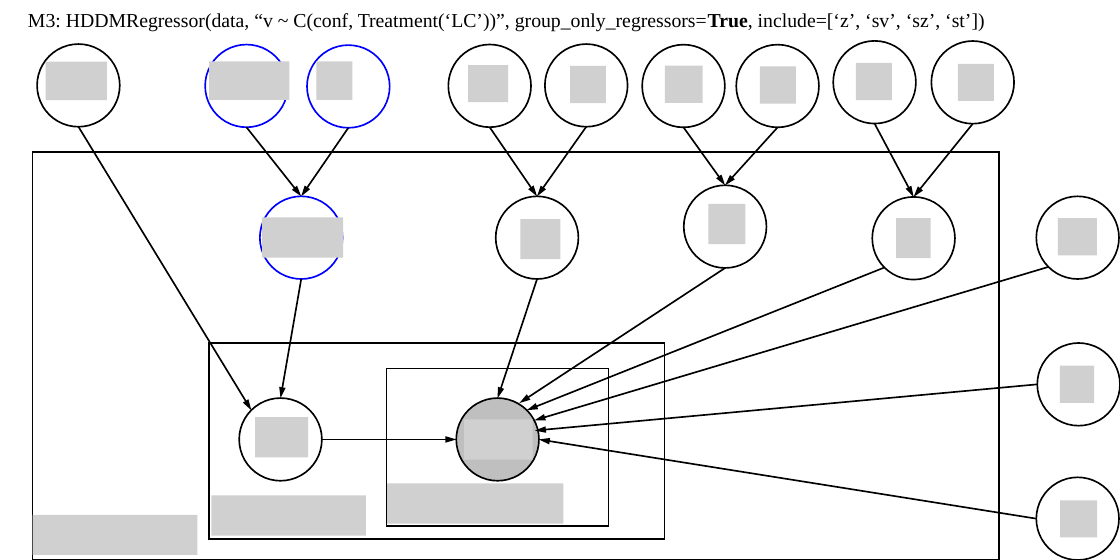
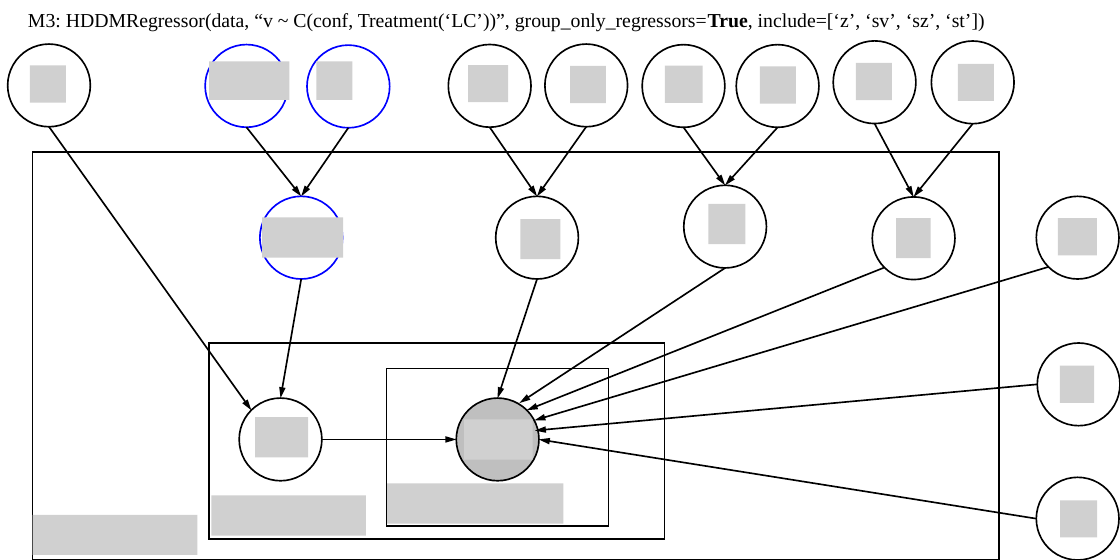
Before and after one commit to hcp4715/dockerHDDM_Guide, a slide deck: slide 8 of tutorial/Model_graph.pptx. Drawn at 1120x560 pixels with LibreOffice and Linux fonts; fonts in the diff are those of the drawing; grey boxes stand for pictures. Boxes give left, top, right and bottom in pixels: in the first picture for what was removed or moved away, otherwise in the second. Text is boxed around its words. In the diff, an @@ line names an element or a change of style, - is before the commit and + after.

```diff
--- a/tutorial/Model_graph.pptx
+++ b/tutorial/Model_graph.pptx
@@ ellipse: place and size @@
-ellipse at [37, 44, 120, 127]
+ellipse at [8, 44, 91, 127]
@@ picture added at [30, 66, 66, 103] @@
@@ picture removed at [46, 62, 107, 100] @@
@@ arrow moved from (78, 126) - (251, 410) to (49, 126) - (251, 410) @@
```
Also in this commit, not shown: 2 other slides changed, 43 other files.
